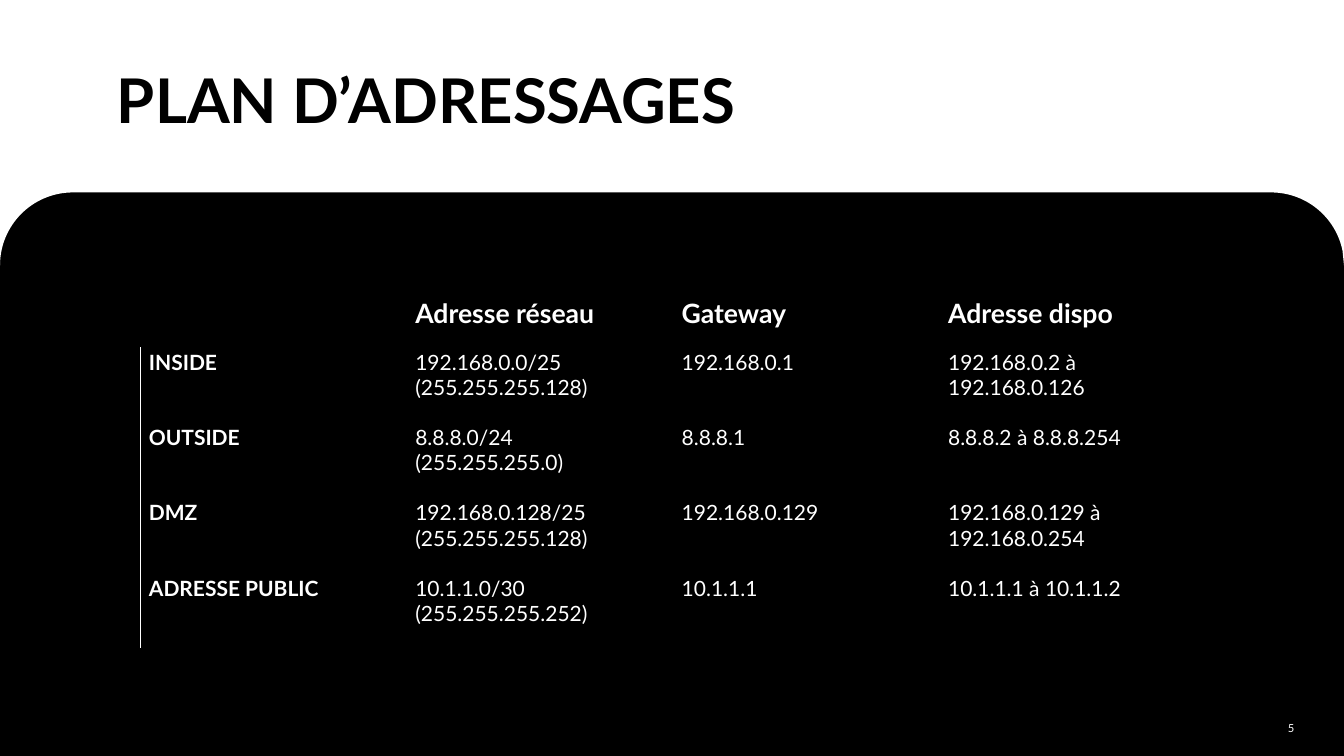
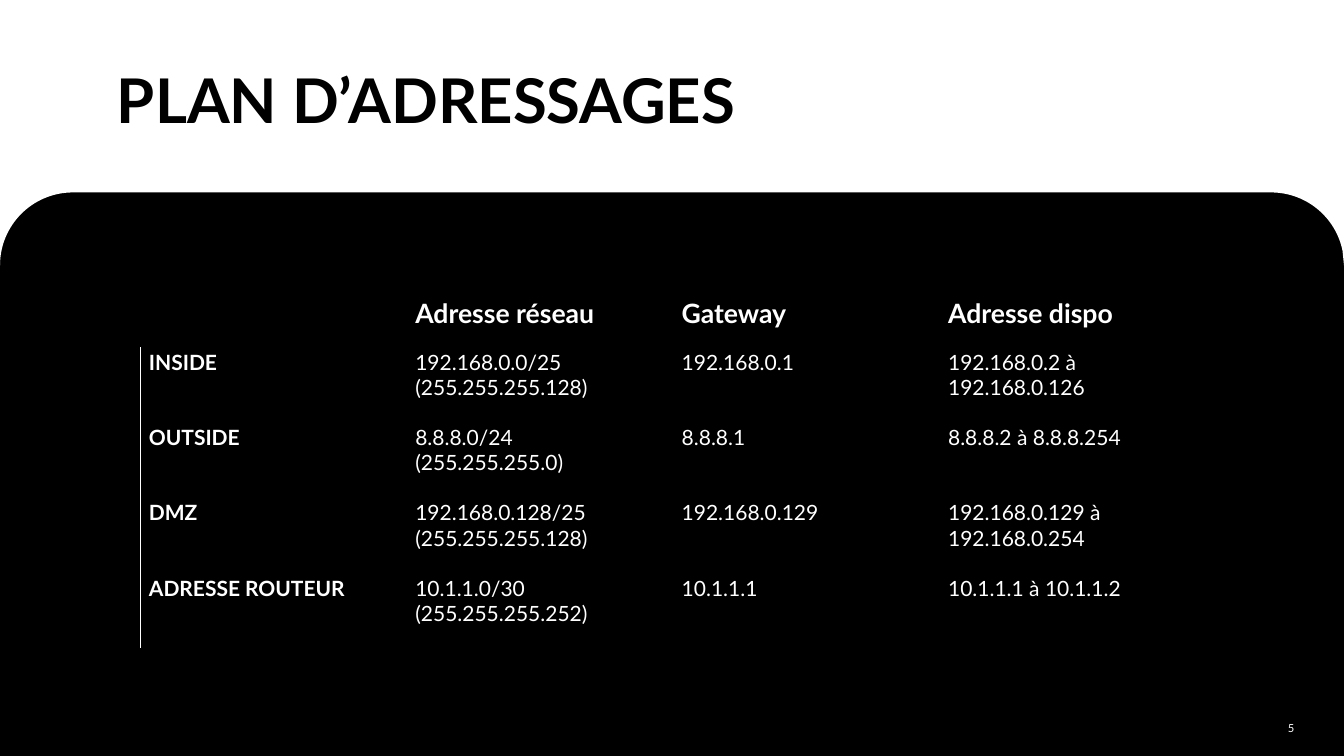
Before and after one commit to net2315/Projet-infra, a slide deck: slide 5 of Projet Infra.pptx. Drawn at 1344x756 pixels with LibreOffice and Linux fonts; fonts in the diff are those of the drawing. Boxes give left, top, right and bottom in pixels: in the first picture for what was removed or moved away, otherwise in the second. Text is boxed around its words. In the diff, an @@ line names an element or a change of style, - is before the commit and + after.

```diff
--- a/Projet Infra.pptx
+++ b/Projet Infra.pptx
@@ table at (140,290,1205,648) @@
-row 5, column 1: ADRESSE PUBLIC
+row 5, column 1: ADRESSE ROUTEUR
```
Also in this commit, not shown: 2 other files.
